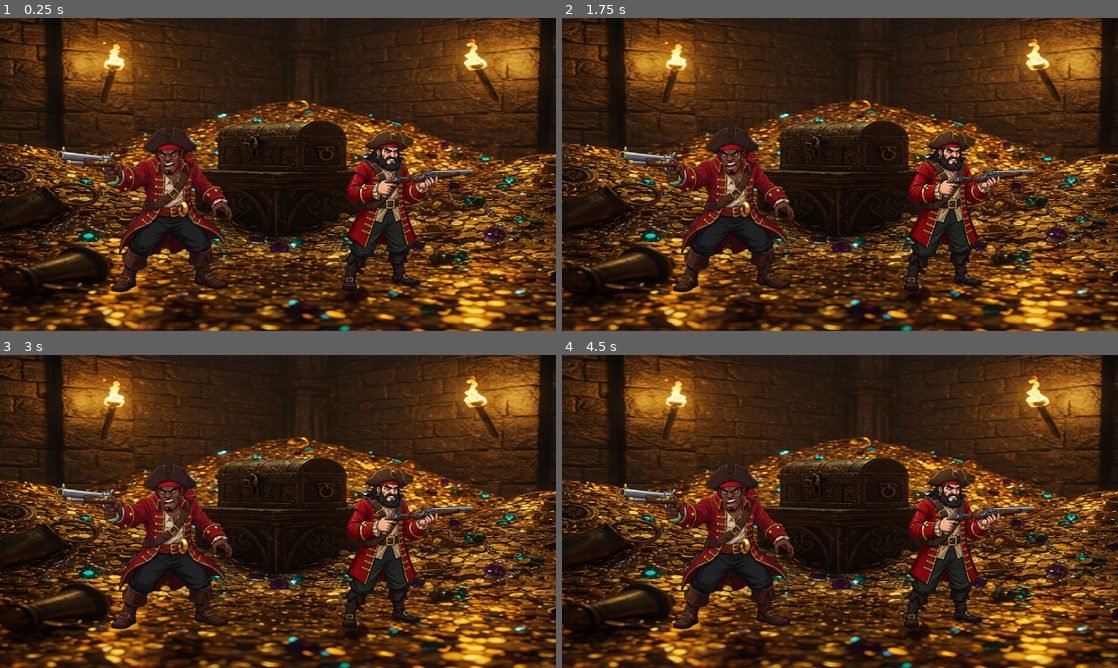
Above: before the commit, frames 1-4 (two rows, left to right).
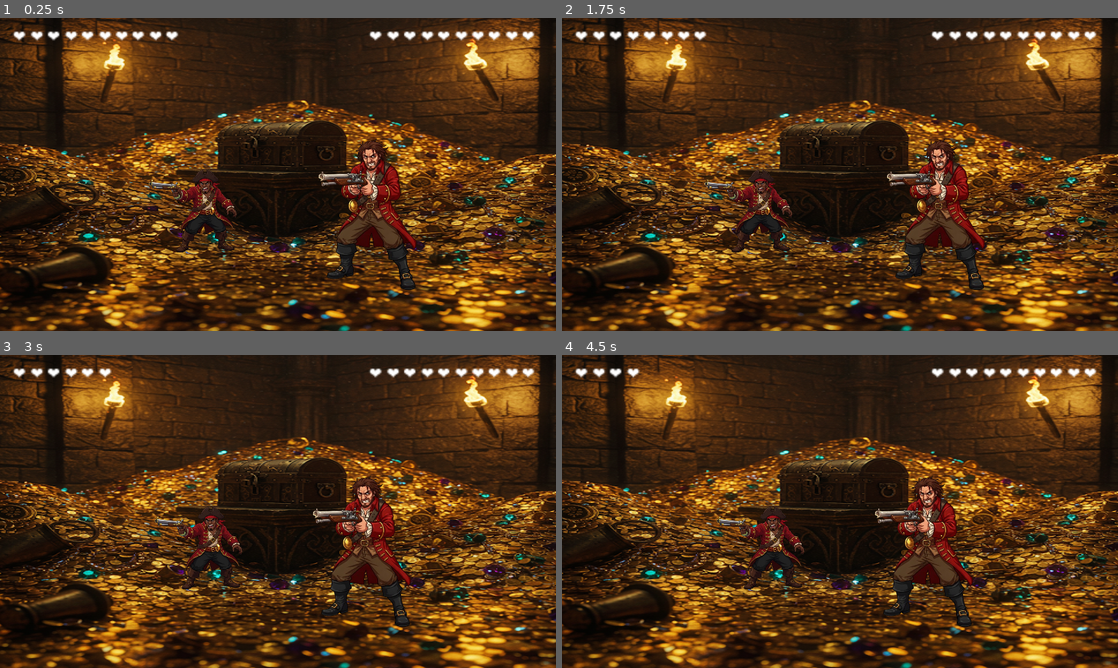
Above: after the commit, the same moments.

Repository: amodhakal/pcrpg
Game: Godot game, scene res://scenes/ThirdGame.tscn
The game is run twice, just before and just after one commit, with the same random seed, the same clock (stepped at 60 frames per second) and the same inputs. This scene is started directly instead of the project's main scene.
Inputs (mouse positions are in pixels of both pictures, inside the frame that each line leads up to):
- Up to frame 1 (0.25 s): no input
- Up to frame 2 (1.75 s): move the mouse to (962, 158) at 0.52 s; click (962, 158) at 0.6 s; move the mouse to (728, 190) at 1.27 s; click (728, 190) at 1.35 s
- Up to frame 3 (3 s): move the mouse to (333, 442) at 2.02 s; click (333, 442) at 2.1 s; move the mouse to (250, 574) at 2.77 s; click (250, 574) at 2.85 s
- Up to frame 4 (4.5 s): move the mouse to (1006, 558) at 3.52 s; click (1006, 558) at 3.6 s; move the mouse to (673, 464) at 4.27 s; click (673, 464) at 4.35 s

The runs differ from the first frame. In frame 1, 11% of the frame differs, in the area x 2-97%, y 4-88%; in frame 2, 11%; in frame 3, 12%; in frame 4, 12%.

Commit message:
Added win and loss for the third

Diff:
--- a/project.godot
+++ b/project.godot
@@ -27,6 +27,12 @@
 , Object(InputEventKey,"resource_local_to_scene":false,"resource_name":"","device":0,"window_id":0,"alt_pressed":false, …(185 unchanged characters)…
 ]
 }
+Shoot={
+"deadzone": 0.5,
+"events": [Object(InputEventMouseButton,"resource_local_to_scene":false,"resource_name":"","device":-1,"window_id":0,"alt_pressed":false,"shift_pressed":false,"ctrl_pressed":false,"meta_pressed":false,"button_mask":0,"position":Vector2(0, 0),"global_position":Vector2(0, 0),"factor":1.0,"button_index":1,"canceled":false,"pressed":false,"double_click":false,"script":null)
+, Object(InputEventKey,"resource_local_to_scene":false,"resource_name":"","device":-1,"window_id":0,"alt_pressed":false,"shift_pressed":false,"ctrl_pressed":false,"meta_pressed":false,"pressed":false,"keycode":0,"physical_keycode":83,"key_label":0,"unicode":115,"location":0,"echo":false,"script":null)
+]
+}
 
 [rendering]
 
--- a/scenes/ThirdGame.tscn
+++ b/scenes/ThirdGame.tscn
@@ -1,21 +1,52 @@
-[gd_scene load_steps=4 format=3 uid="uid://dyj1mghiprnif"]
+[gd_scene load_steps=5 format=3 uid="uid://dyj1mghiprnif"]
 
 [ext_resource type="Texture2D" uid="uid://b5v4m76q82pvo" path="res://images/treasure_room.png" id="1_6r2pc"]
+[ext_resource type="Script" path="res://scripts/QuickDraw.gd" id="1_7gkp1"]
 [ext_resource type="Texture2D" uid="uid://bcufqddtq07kv" path="res://images/darkpirategun.png" id="2_jqxri"]
 [ext_resource type="Texture2D" uid="uid://cy2n6smapxscv" path="res://images/lightpirateguntwo.png" id="3_r8qdl"]
 
 [node name="QuickDraw" type="Node2D"]
+script = ExtResource("1_7gkp1")
 
 [node name="TreasureRoom" type="Sprite2D" parent="."]
 position = Vector2(593, 316)
 scale = Vector2(2.39063, 1.33203)
 texture = ExtResource("1_6r2pc")
 
-[node name="Darkpirategun" type="Sprite2D" parent="."]
-position = Vector2(354, 397)
+[node name="RackSprite" type="Sprite2D" parent="."]
+position = Vector2(500, 400)
+scale = Vector2(-0.7, 0.7)
 texture = ExtResource("2_jqxri")
 
-[node name="Lightpirateguntwo" type="Sprite2D" parent="."]
-position = Vector2(813, 397)
-scale = Vector2(0.7, 0.7)
+[node name="AlexSprite" type="Sprite2D" parent="."]
+position = Vector2(680, 400)
+scale = Vector2(-0.5, 0.5)
 texture = ExtResource("3_r8qdl")
+
+[node name="RackHealth" type="Label" parent="."]
+offset_left = 26.0
+offset_top = 14.0
+offset_right = 242.0
+offset_bottom = 37.0
+scale = Vector2(2, 2)
+text = "❤️ ❤️ ❤️ ❤️ ❤️ ❤️ ❤️ ❤️ ❤️ ❤️"
+
+[node name="AlexHealth" type="Label" parent="."]
+offset_left = 676.0
+offset_top = 14.0
+offset_right = 896.0
+offset_bottom = 37.0
+scale = Vector2(2, 2)
+text = " ❤️ ❤️ ❤️ ❤️ ❤️ ❤️ ❤️ ❤️ ❤️ ❤️"
+horizontal_alignment = 2
+
+[node name="WaitLabel" type="Label" parent="."]
+offset_left = 476.0
+offset_top = 59.0
+offset_right = 724.0
+offset_bottom = 196.0
+theme_override_colors/font_color = Color(0.995312, 0, 0.182021, 1)
+theme_override_colors/font_shadow_color = Color(0, 0, 0, 1)
+theme_override_font_sizes/font_size = 100
+text = "WAIT"
+horizontal_alignment = 1
--- /dev/null
+++ b/scenes/ThirdLoss.tscn
@@ -0,0 +1,33 @@
+[gd_scene load_steps=3 format=3 uid="uid://cs75s668ouxe3"]
+
+[ext_resource type="Texture2D" uid="uid://b5v4m76q82pvo" path="res://images/treasure_room.png" id="1_gu5v7"]
+[ext_resource type="Script" path="res://scripts/third_loss.gd" id="1_vswa1"]
+
+[node name="ThirdLoss" type="Node2D"]
+script = ExtResource("1_vswa1")
+
+[node name="TreasureRoom" type="Sprite2D" parent="."]
+position = Vector2(560, 314)
+scale = Vector2(2.39063, 1.33203)
+texture = ExtResource("1_gu5v7")
+
+[node name="Label" type="Label" parent="."]
+offset_left = 1.0
+offset_top = 126.0
+offset_right = 1152.0
+offset_bottom = 233.0
+theme_override_colors/font_color = Color(1, 0, 0, 1)
+theme_override_colors/font_shadow_color = Color(0, 0, 0, 1)
+theme_override_font_sizes/font_size = 60
+text = "You were killed by Alex"
+horizontal_alignment = 1
+
+[node name="Button" type="Button" parent="."]
+offset_left = 378.0
+offset_top = 400.0
+offset_right = 720.0
+offset_bottom = 502.0
+theme_override_font_sizes/font_size = 30
+text = "Try again"
+
+[connection signal="pressed" from="Button" to="." method="_on_button_pressed"]
--- /dev/null
+++ b/scenes/ToThird.tscn
@@ -0,0 +1,6 @@
+[gd_scene load_steps=2 format=3 uid="uid://dmpuq137to62v"]
+
+[ext_resource type="Script" path="res://scripts/to_third.gd" id="1_xq7is"]
+
+[node name="ToThird" type="Node2D"]
+script = ExtResource("1_xq7is")
--- /dev/null
+++ b/scenes/Win.tscn
@@ -0,0 +1,30 @@
+[gd_scene load_steps=2 format=3 uid="uid://ctfb8kh2abg22"]
+
+[ext_resource type="Texture2D" uid="uid://b5v4m76q82pvo" path="res://images/treasure_room.png" id="1_s33wg"]
+
+[node name="Win" type="Node2D"]
+
+[node name="TreasureRoom" type="Sprite2D" parent="."]
+position = Vector2(577, 207)
+scale = Vector2(2.3125, 2.3125)
+texture = ExtResource("1_s33wg")
+
+[node name="Label" type="Label" parent="."]
+offset_left = 1.0
+offset_top = 257.0
+offset_right = 1152.0
+offset_bottom = 364.0
+theme_override_colors/font_color = Color(1, 1, 1, 1)
+theme_override_colors/font_shadow_color = Color(0, 0, 0, 1)
+theme_override_font_sizes/font_size = 70
+text = "Congrats, you killed Alex Jones"
+horizontal_alignment = 1
+
+[node name="Label2" type="Label" parent="."]
+offset_left = 38.0
+offset_top = 374.0
+offset_right = 1127.0
+offset_bottom = 612.0
+theme_override_font_sizes/font_size = 30
+text = "With Alex Jones dead, you have sucessfully gotten your revenge. With your new treasure, you lived your life in peace in a remote island."
+autowrap_mode = 2
--- a/scripts/QuickDraw.gd
+++ b/scripts/QuickDraw.gd
@@ -1,12 +1,152 @@
 extends Node
-var time
 
+const initialRackPosition = Vector2(730, 400)
+const initialAlexPosition = Vector2(450, 400)
+const showdownMovement = 100
 
-# Called when the node enters the scene tree for the first time.
+@onready var RackSprite = $RackSprite
+@onready var RackHealthLabel = $RackHealth
+@onready var AlexSprite = $AlexSprite
+@onready var AlexHealthLabel = $AlexHealth
+@onready var WaitLabel = $WaitLabel
+@onready var BloodTexture = preload("res://images/bloodpirate.png")
+@onready var AlexTexture = preload("res://images/darkpirategun.png")
+@onready var RackTexture = preload("res://images/lightpirategun.png")
+
+@onready var WinPath = "res://scenes/Win.tscn"
+@onready var LossPath = "res://scenes/ThirdLoss.tscn"
+
+var state = "InitialState"
+var shotFired = false
+var rackHealth = 10
+var alexHealth = 10
+var processing_shot = false
+
 func _ready() -> void:
-	time = randf_range(0.0, 5.0)
+	reset_positions()
+	update_health_display()
 
+func _process(delta: float) -> void:
+	if Input.is_action_just_pressed("Shoot"):
+		handle_player_input()
 
-# Called every frame. 'delta' is the elapsed time since the previous frame.
-func _process(delta: float) -> void:
-	pass
+	if state == "InitialState" and not processing_shot:
+		start_new_round()
+
+	elif state == "ReadyState" and not processing_shot:
+		move_characters(delta)
+
+func handle_player_input() -> void:
+	if processing_shot:
+		return
+
+	if state != "ShootState":
+		processing_shot = true
+		print("Shot too early!")
+		rackHealth -= 1
+		update_health_display()
+		handleGameOver()
+		return
+	elif shotFired:
+		print("Too late, shot already fired")
+		return
+
+	processing_shot = true
+	print("Player shot first!")
+	shotFired = true
+	alexHealth -= 1
+	update_health_display()
+	RackSprite.texture = BloodTexture
+	if get_tree():
+		await get_tree().create_timer(1.0).timeout
+		handleGameOver()
+
+func start_new_round() -> void:
+	WaitLabel.visible = false
+	shotFired = false
+	reset_positions()
+	reset_textures()
+	state = "ReadyState"
+
+func reset_positions() -> void:
+	RackSprite.position = initialRackPosition
+	AlexSprite.position = initialAlexPosition
+
+func reset_textures() -> void:
+	RackSprite.texture = RackTexture
+	AlexSprite.texture = AlexTexture
+	if RackSprite.scale.x < 0:
+		RackSprite.scale.x *= -1
+	if AlexSprite.scale.x < 0:
+		AlexSprite.scale.x *= -1
+
+func move_characters(delta: float) -> void:
+	RackSprite.position.x += showdownMovement * delta
+	AlexSprite.position.x -= showdownMovement * delta
+
+	if AlexSprite.position.x <= 200:
+		state = "PrepareState"
+		WaitLabel.visible = true
+		RackSprite.scale.x *= -1
+		AlexSprite.scale.x *= -1
+		call_deferred("schedule_shooting_preparation")
+
+func schedule_shooting_preparation() -> void:
+	var timer = get_tree().create_timer(randf_range(1.0, 2.0))
+	await timer.timeout
+	prepare_shooting()
+
+func prepare_shooting() -> void:
+	if state != "PrepareState":
+		return
+
+	WaitLabel.visible = false
+	state = "ShootState"
+
+	# Safe call to enemy shooting
+	call_deferred("schedule_enemy_shooting")
+
+func schedule_enemy_shooting() -> void:
+	var timer = get_tree().create_timer(randf_range(0, 0.3) + 0.25)
+	await timer.timeout
+	handle_enemy_shooting()
+
+func handle_enemy_shooting() -> void:
+	if state != "ShootState" or shotFired or processing_shot:
+		return
+
+	processing_shot = true
+	print("Enemy shot first!")
+	shotFired = true
+	rackHealth -= 1
+	update_health_display()
+	AlexSprite.texture = BloodTexture
+	await get_tree().create_timer(1.0).timeout
+	handleGameOver()
+
+func handleGameOver():
+	print(rackHealth)
+	if rackHealth <= 0:
+		print("Game lost")
+		AlexSprite.texture = BloodTexture
+		await get_tree().create_timer(1.0).timeout
+		get_tree().change_scene_to_file(LossPath)
+		return
+	if alexHealth <= 0:
+		print("Game won")
+		RackSprite.texture = BloodTexture
+		await get_tree().create_timer(1.0).timeout
+		get_tree().change_scene_to_file(WinPath)
+		return
+
+	state = "InitialState"
+	processing_shot = false
+
+func update_health_display() -> void:
+	RackHealthLabel.text = ""
+	for i in rackHealth:
+		RackHealthLabel.text += "❤️ "
+
+	AlexHealthLabel.text = ""
+	for i in alexHealth:
+		AlexHealthLabel.text += "❤️ "
--- /dev/null
+++ b/scripts/third_loss.gd
@@ -0,0 +1,7 @@
+extends Node2D
+
+@onready var ThirdPath = "res://scenes/ThirdGame.tscn"
+
+
+func _on_button_pressed() -> void:
+	get_tree().change_scene_to_file(ThirdPath)
--- /dev/null
+++ b/scripts/to_third.gd
@@ -0,0 +1 @@
+extends Node2D
Not shown: 1 places in scenes/FirstGame.tscn that only renumber resources
